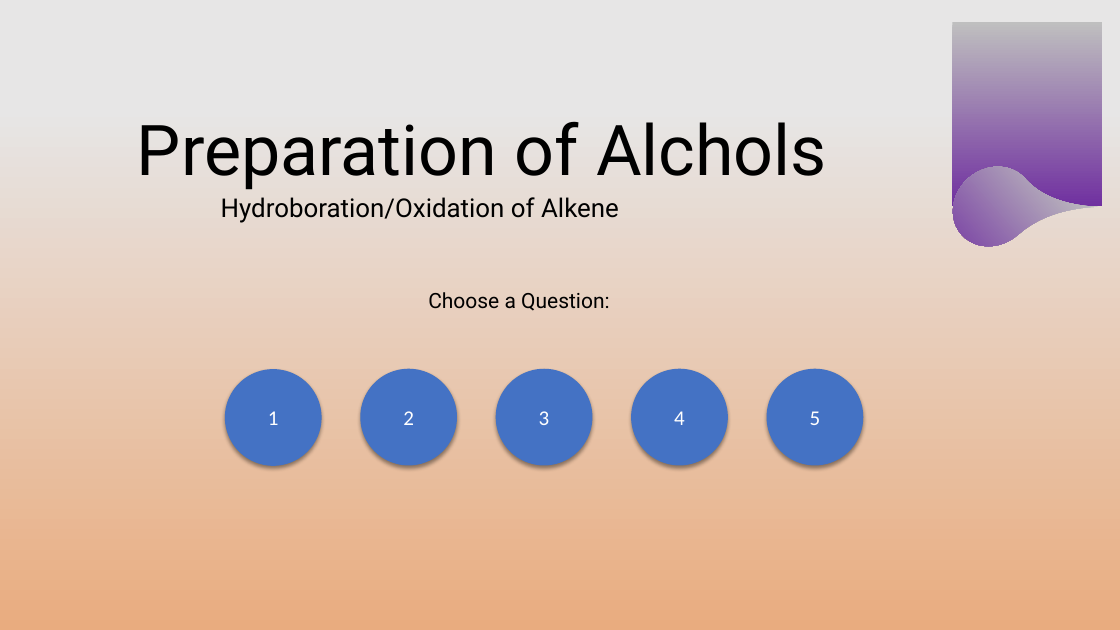
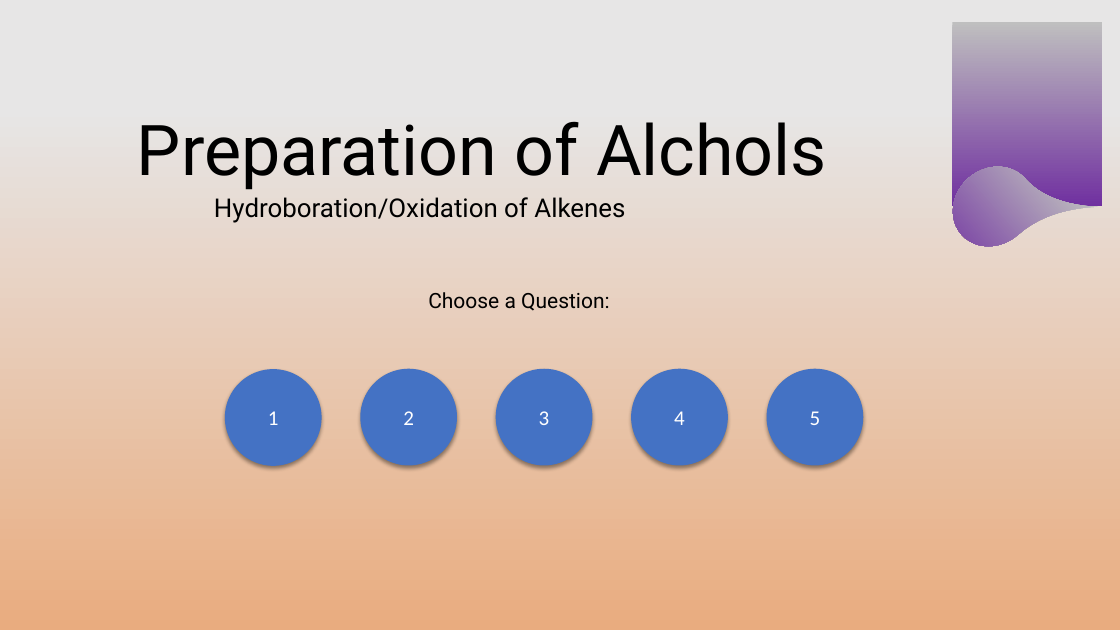
Before and after one commit to chemykill/alcoholproblems, a slide deck: slide 15 of alcoholquestions.pptx. Drawn at 1120x630 pixels with LibreOffice and Linux fonts; fonts in the diff are those of the drawing; background and template pictures are left out. Boxes give left, top, right and bottom in pixels: in the first picture for what was removed or moved away, otherwise in the second. Text is boxed around its words. In the diff, an @@ line names an element or a change of style, - is before the commit and + after.

```diff
--- a/alcoholquestions.pptx
+++ b/alcoholquestions.pptx
@@ subtitle at bbox=[214, 197, 625, 223]: text changed @@
-Hydroboration/Oxidation of Alkene
+Hydroboration/Oxidation of Alkenes
```
Also in this commit, not shown: 1 slide added.
